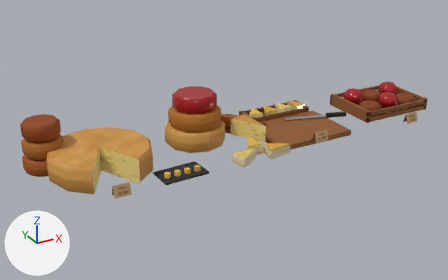
What one commit did to the glTF model site/public/models/prop_deco_kaese.lite.glb.
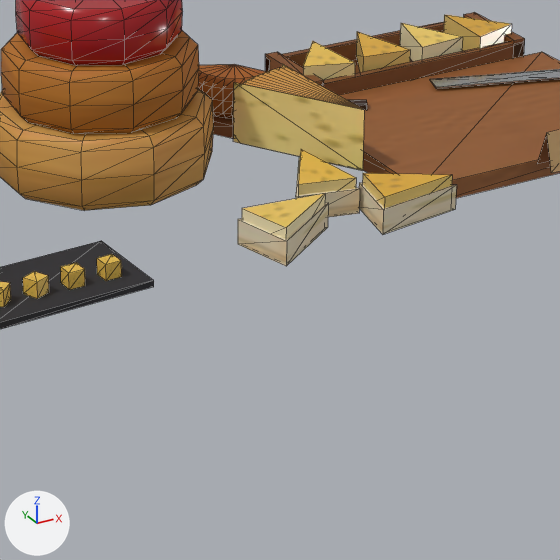
Old and new are each drawn whole from a camera (50 mm lens) standing at (-1.459, -2.283, 1.166) and looking at (-0.194, 0.018, 0.016) and again close up on the part from 37% to 71% of the width and 34% to 88% of the height. Lighting does not change. The marker at lower left points along +X, +Y and +Z. The older version's two pictures come first. The close-ups show mesh edges as thin lines. Where no turn or scale is listed for an object, it has been applied to the vertices. Vertices at exactly the same position are counted once.

The scene before the commit, as lines of its bpy script (objects in view):
```python
me_prop_deco_kaese_static = bpy.data.meshes.new('prop_deco_kaese_static')
me_prop_deco_kaese_static.from_pydata(...)  # 995 vertices, 1736 faces; spans x -1.01..1.01, y -0.25..0.25, z -0.12..0.12
me_prop_deco_kaese_static.materials.append(mat_vendor_atlas)
ob_prop_deco_kaese_static = bpy.data.objects.new('prop_deco_kaese_static', me_prop_deco_kaese_static)
ob_prop_deco_kaese_static.location = (-0.058, -0.005, 0.12)
```
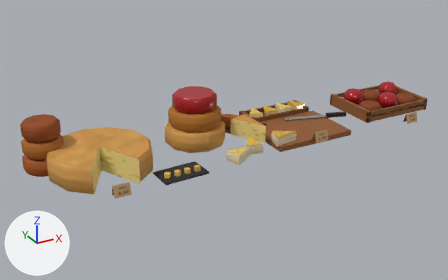
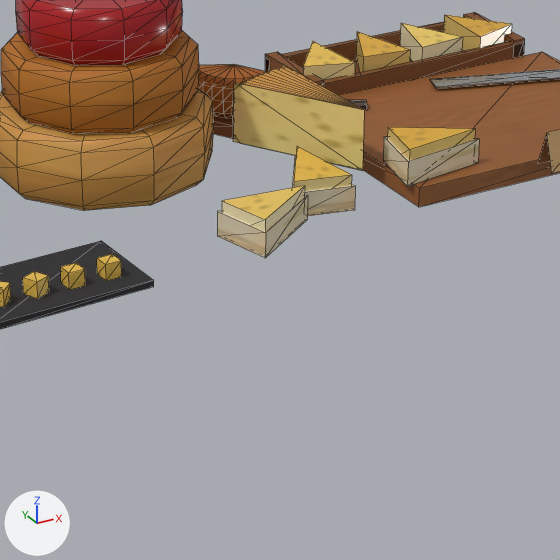
Where the newer file only moved an object's origin or applied its transform, the numbers keep the older frame.

Where the change shows, as pixel boxes (x1, y1, x2, y2) in the close-ups (560 x 560 px; the box of a moved part takes in the faces that stretch with it):
part 1 of me_prop_deco_kaese_static, moved or reshaped
    before: (298, 149, 356, 195)
    after: (292, 155, 355, 216)
part 2 of me_prop_deco_kaese_static, moved or reshaped
    before: (242, 193, 325, 239)
    after: (222, 186, 304, 231)
part 3 of me_prop_deco_kaese_static, moved or reshaped
    before: (238, 203, 328, 266)
    after: (217, 195, 308, 258)
part 4 of me_prop_deco_kaese_static, moved or reshaped
    before: (363, 173, 452, 208)
    after: (388, 127, 475, 160)
part 5 of me_prop_deco_kaese_static, moved or reshaped
    before: (359, 183, 457, 235)
    after: (383, 137, 479, 186)
part 6 of me_prop_deco_kaese_static, moved or reshaped
    before: (241, 80, 364, 217)
    after: (241, 80, 364, 191)

Diff of the bpy script that builds the scene:
```diff
--- a/site/public/models/prop_deco_kaese.lite.glb.py
+++ b/site/public/models/prop_deco_kaese.lite.glb.py
@@ me_prop_deco_kaese_static @@
 # used by ob_prop_deco_kaese_static; location = (-0.058, -0.005, 0.12)
-me_prop_deco_kaese_static.from_pydata(...)  # 995 vertices, 1736 faces; spans x -1.01..1.01, y -0.25..0.25, z -0.12..0.12
+me_prop_deco_kaese_static.from_pydata(...)  # 993 vertices, 1732 faces; spans x -1.01..1.01, y -0.23..0.25, z -0.12..0.12
+# me_prop_deco_kaese_static part 1: the loose piece of 6 vertices spanning x -0.11..-0.04, y -0.16..-0.06, z -0.12..-0.07 is moved by (0.0, 0.01, -0.01)
+# me_prop_deco_kaese_static part 2: the loose piece of 6 vertices spanning x -0.2..-0.09, y -0.24..-0.17, z -0.12..-0.07 is moved by (-0.01, 0.03, 0.0)
+# me_prop_deco_kaese_static part 3: the loose piece of 6 vertices spanning x -0.2..-0.09, y -0.25..-0.17, z -0.12..-0.09 is moved by (-0.01, 0.03, 0.0)
+# me_prop_deco_kaese_static part 4: the loose piece of 6 vertices spanning x -0.04..0.07, y -0.23..-0.15, z -0.12..-0.07 is moved by (0.07, 0.06, 0.02)
+# me_prop_deco_kaese_static part 5: the loose piece of 6 vertices spanning x -0.04..0.07, y -0.23..-0.15, z -0.12..-0.09 is moved by (0.07, 0.06, 0.02)
+# me_prop_deco_kaese_static part 6
+# 5 vertices are removed from x -0.11..-0.03, y -0.17..-0.05, z -0.12..-0.09
+# 30 faces are deleted
+# 6 vertices move within x -0.08..-0.06, y 0.04..0.06, z -0.06..-0.02
+# 5 vertices are added at (-0.05, -0.05, -0.07), (-0.11, -0.14, -0.07), (-0.04, -0.15, -0.07), (-0.04, -0.15, -0.12), (-0.11, -0.14, -0.12)
+# 30 new faces join them
+# other edits to the shape of me_prop_deco_kaese_static do not show in these pictures
 me_prop_deco_kaese_static.materials.append(mat_vendor_atlas)
```
